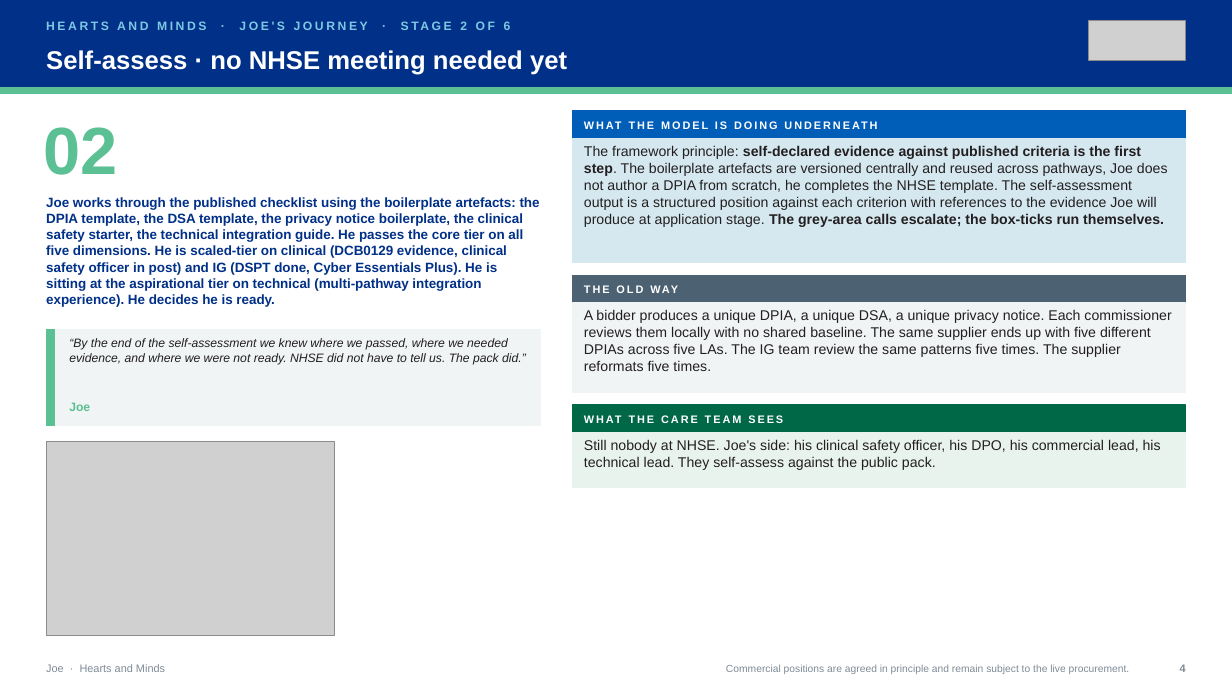
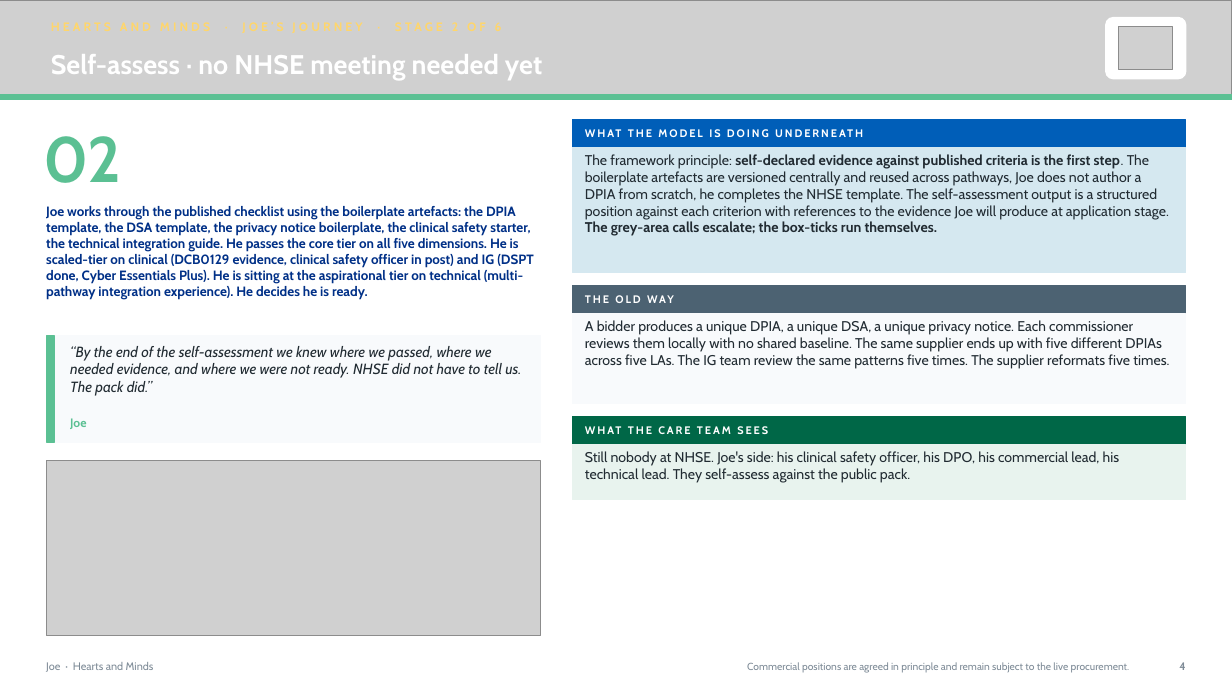
Before and after one commit to ScottEason1967/dtx-ecosystem, a slide deck: slide 4 of hearts-and-minds/journey-decks/hm-journey-joe-v1.pptx. Drawn at 1232x693 pixels with LibreOffice and Linux fonts; fonts in the diff are those of the drawing; grey boxes stand for pictures. Boxes give left, top, right and bottom in pixels: in the first picture for what was removed or moved away, otherwise in the second. Text is boxed around its words. In the diff, an @@ line names an element or a change of style, - is before the commit and + after.

```diff
--- a/hearts-and-minds/journey-decks/hm-journey-joe-v1.pptx
+++ b/hearts-and-minds/journey-decks/hm-journey-joe-v1.pptx
@@ rectangle removed at (x1=0, y1=0, x2=1232, y2=88) @@
@@ picture added at (x1=0, y1=0, x2=1232, y2=94) @@
@@ text removed at (x1=46, y1=21, x2=511, y2=30) @@
-HEARTS AND MINDS · JOE'S JOURNEY · STAGE 2 OF 6
@@ rounded rectangle added at (x1=1106, y1=18, x2=1187, y2=79), fill #FFFFFF, outline #FFFFFF 1 pt @@
@@ picture resized from (x1=1089, y1=20, x2=1186, y2=60) to (x1=1119, y1=27, x2=1174, y2=69) @@
@@ text "Self-assess · no NHSE meeting ..." at (x1=51, y1=54, x2=542, y2=80): size 20 to 21 pt, font Arial to Cabin @@
@@ rectangle moved from (x1=0, y1=88, x2=1232, y2=93) to (x1=0, y1=94, x2=1232, y2=100) @@
@@ text "02" at (x1=43, y1=136, x2=121, y2=183): size 52 to 50 pt, font Arial to Cabin, letter spacing 0 to -1 pt @@
@@ text "Joe works through the published ..." moved from (x1=46, y1=197, x2=540, y2=307) to (x1=46, y1=206, x2=533, y2=300) @@
@@ 7 texts, 6 rectangles moved together from (x1=43, y1=111, x2=1186, y2=487) to (x1=43, y1=119, x2=1186, y2=500) @@
@@ rectangle at (x1=573, y1=313, x2=1186, y2=404): fill #F0F4F5 to #F8FAFC; outline #F0F4F5 1 pt to #F8FAFC 1 pt @@
@@ rectangle resized from (x1=46, y1=330, x2=55, y2=425) to (x1=46, y1=335, x2=55, y2=442) @@
@@ rectangle at (x1=46, y1=335, x2=541, y2=442): fill #F0F4F5 to #F8FAFC; outline #F0F4F5 1 pt to #F8FAFC 1 pt @@
@@ rectangle resized from (x1=46, y1=330, x2=541, y2=425) to (x1=46, y1=335, x2=541, y2=442) @@
@@ text "“By the end of the ..." moved from (x1=69, y1=338, x2=526, y2=365) to (x1=70, y1=346, x2=521, y2=396) @@
@@ text "“By the end of the ..." at (x1=70, y1=346, x2=521, y2=396): size 9.5 to 11.5 pt, font Arial to Cabin, text colour #231F20 to #212B32 @@
@@ text "Joe" moved from (x1=69, y1=402, x2=90, y2=411) to (x1=70, y1=418, x2=86, y2=429) @@
@@ font Arial to Cabin, text colour #231F20 to #212B32 in 3 elements at (x1=585, y1=154, x2=1169, y2=236), (x1=585, y1=320, x2=1169, y2=368), (x1=585, y1=451, x2=1119, y2=483) @@
@@ picture resized from (x1=46, y1=442, x2=335, y2=636) to (x1=46, y1=461, x2=541, y2=637) @@
@@ font Arial to Cabin in 8 elements at (x1=46, y1=206, x2=533, y2=300), (x1=585, y1=119, x2=1174, y2=147), (x1=647, y1=295, x2=674, y2=303), (x1=585, y1=417, x2=1174, y2=445), (x1=1179, y1=662, x2=1185, y2=670), (x1=70, y1=418, x2=86, y2=429), (x1=747, y1=662, x2=1130, y2=672), (x1=46, y1=662, x2=154, y2=672) @@
@@ text "Commercial positions are agreed in ..." moved from (x1=726, y1=664, x2=1130, y2=674) to (x1=747, y1=662, x2=1130, y2=672) @@
```
Also in this commit, not shown: 8 other slides changed, 57 other files.
